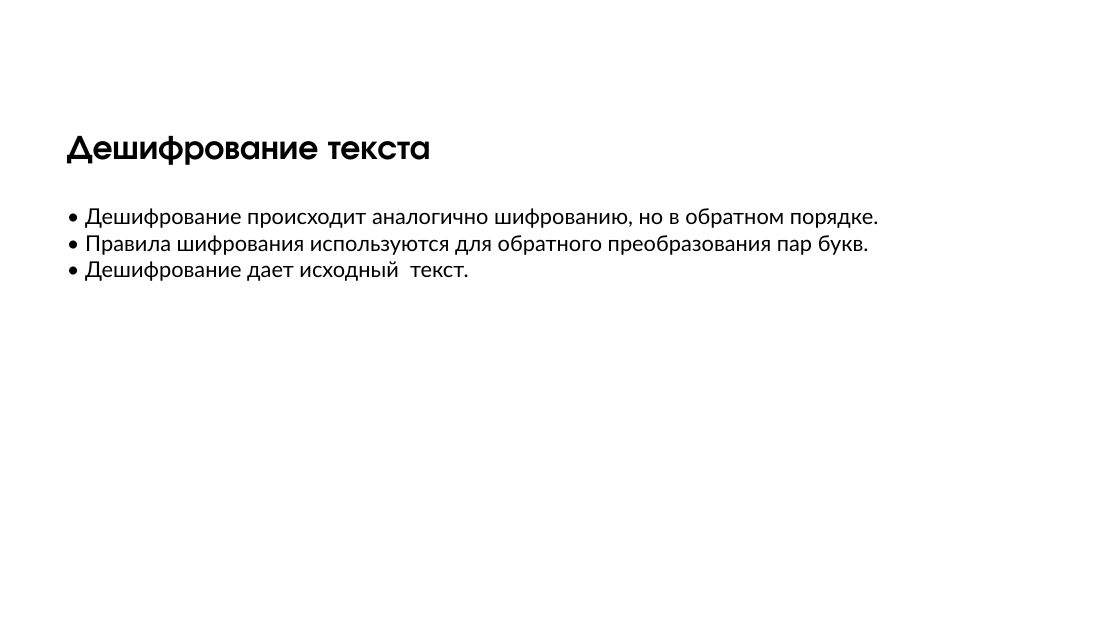
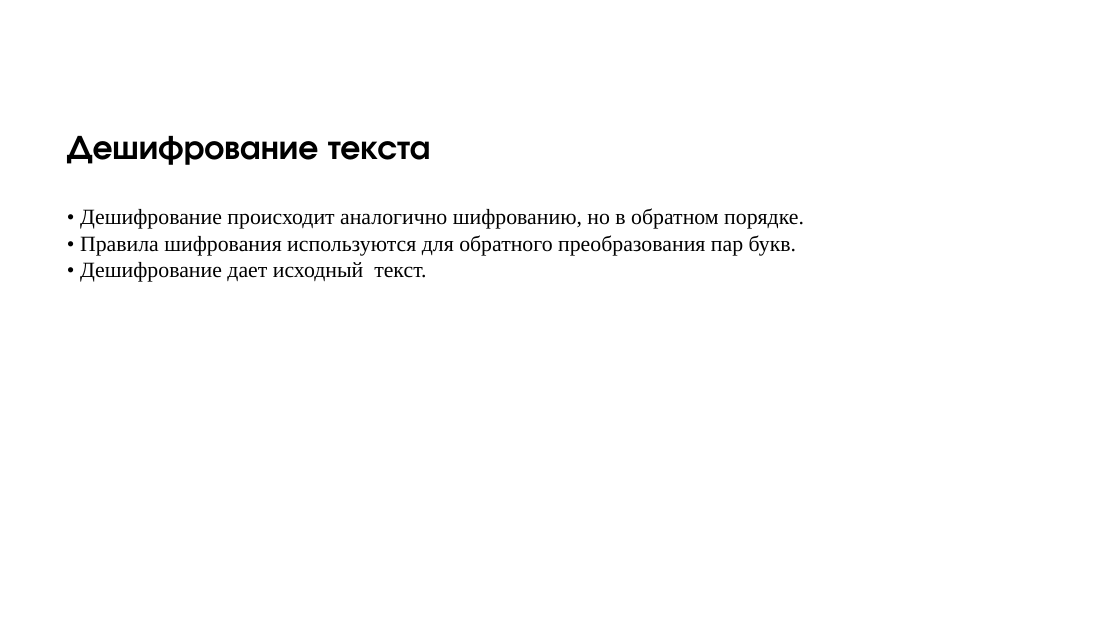
Before and after one commit to TiKhon-it/PlayFair, a slide deck: slide 8 of Реализация шифратора Плейфера на Python.pptx (slide 9 before the commit). Drawn at 1120x630 pixels with LibreOffice and Linux fonts; fonts in the diff are those of the drawing; background and template pictures are left out. Boxes give left, top, right and bottom in pixels: in the first picture for what was removed or moved away, otherwise in the second. Text is boxed around its words. In the diff, an @@ line names an element or a change of style, - is before the commit and + after.

```diff
--- a/Реализация шифратора Плейфера на Python.pptx
+++ b/Реализация шифратора Плейфера на Python.pptx
@@ text "• Дешифрование происходит аналогично шифрованию, ..." at [80, 208, 804, 282]: font Lato to Times New Roman @@
```
Also in this commit, not shown: 11 other slides changed, 2 slides added, 3 slides removed.
